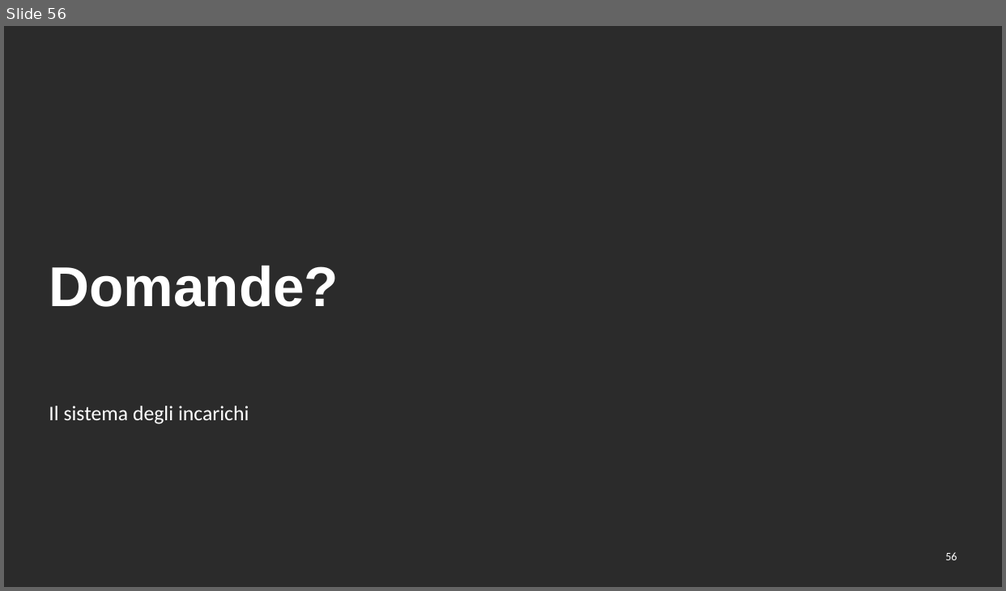
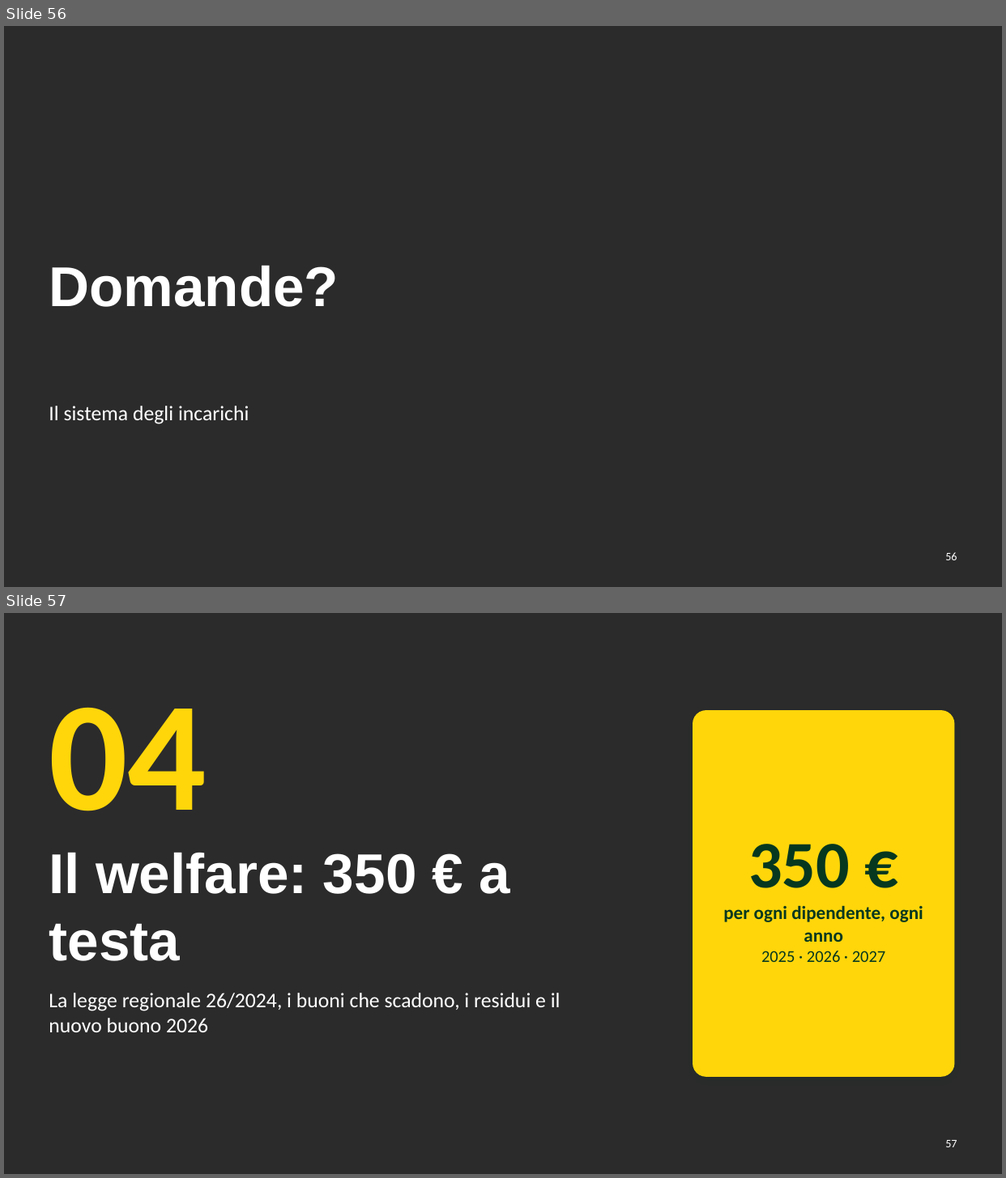
Before and after one commit to aki1806-droid/Prove, a slide deck: produzione/assemblea-2026-12-07/slide/assemblea-2026-12-07.pptx. Shown one above the other, each under a label of ours: slide 56 before the commit, slides 56 and 57 after it. The pictures are 1006x591 and 1006x1178 pixels, drawn with LibreOffice and Linux fonts; fonts in the diff are those of the drawing; background and template pictures are left out; a plain dark background stands for a picture behind light text. Boxes give left, top, right and bottom in pixels: in the first picture for what was removed or moved away, otherwise in the second. Text is boxed around its words. In the diff, an @@ line names an element or a change of style, - is before the commit and + after.

```diff
--- a/produzione/assemblea-2026-12-07/slide/assemblea-2026-12-07.pptx
+++ b/produzione/assemblea-2026-12-07/slide/assemblea-2026-12-07.pptx
@@ slide 57 added at bbox=[4, 613, 1002, 1174], background picture (left out) @@
@@ text added at bbox=[49, 707, 206, 811], 150 pt, text #FFD60A, bold @@
+04
@@ rounded rectangle added at bbox=[692, 710, 955, 1077], fill #FFD60A @@
@@ title added at bbox=[49, 852, 510, 961], 54 pt, text #FFFFFF, bold @@
+Il welfare: 350 € a testa
@@ text added at bbox=[723, 844, 923, 962], 18 pt, text #06381F, bold @@
+350 €
+per ogni dipendente, ogni anno
+2025 · 2026 · 2027
@@ text added at bbox=[49, 993, 560, 1033], 20 pt, text #FFFFFF @@
+La legge regionale 26/2024, i buoni che scadono, i residui e il nuovo buono 2026
@@ page number added at bbox=[945, 1140, 957, 1148], 11 pt, text #FFFFFF @@
+57
```
Also in this commit, not shown: 3 slides changed, 26 other slides added, 19 other files.
